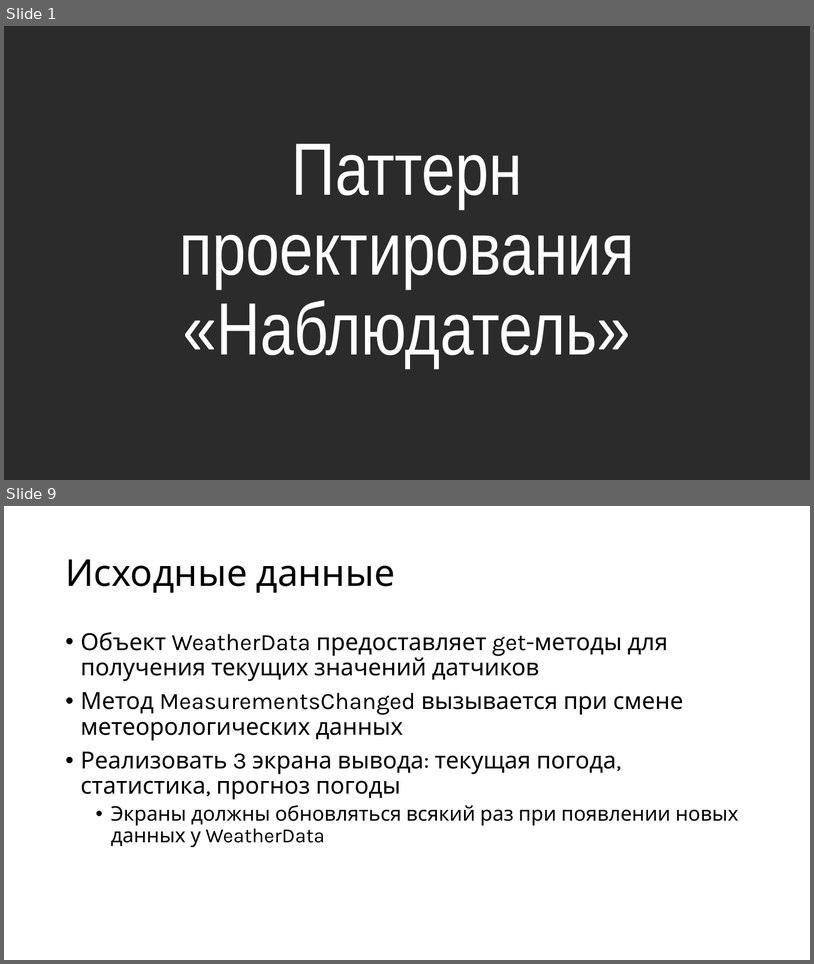
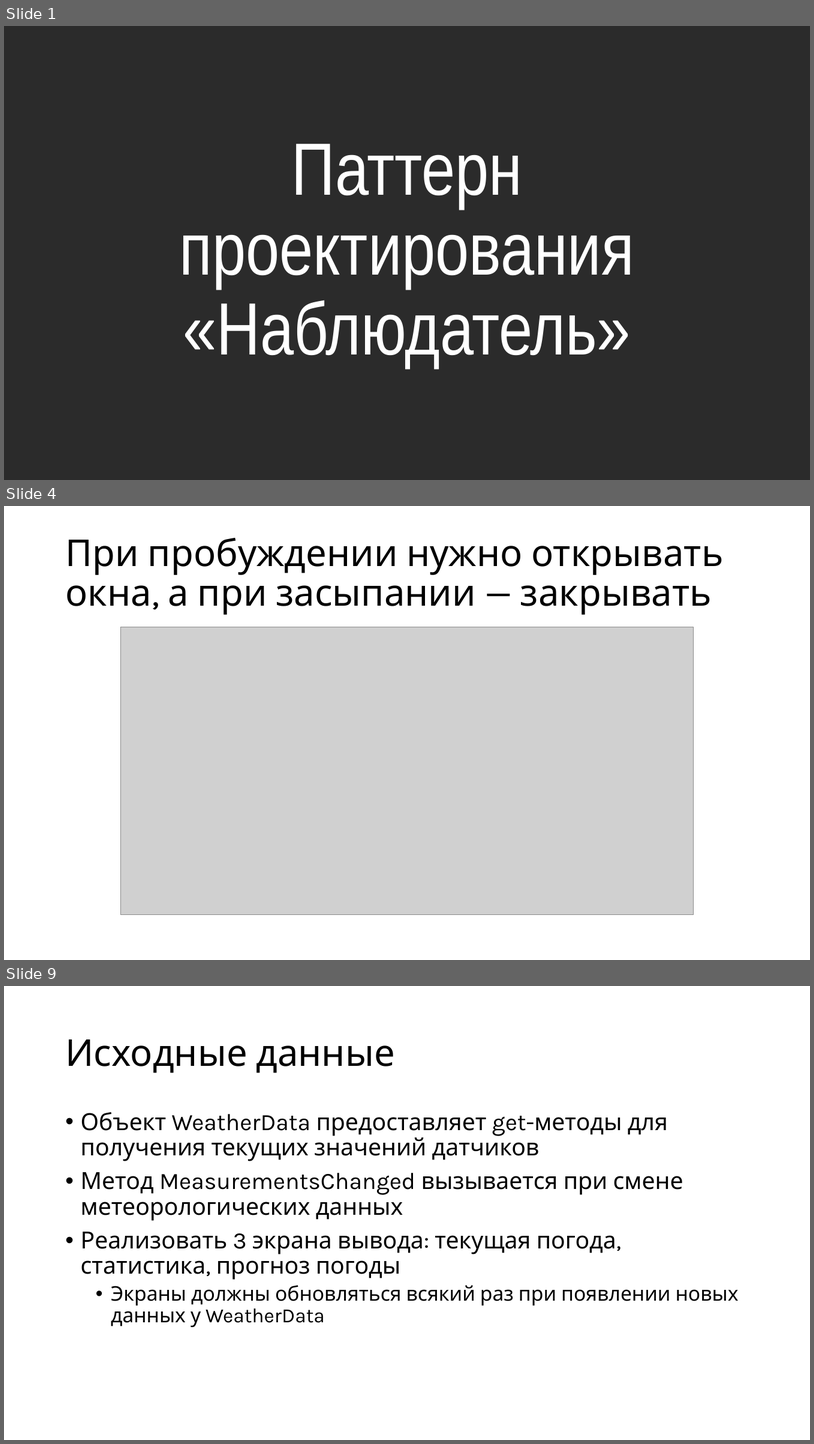
Before and after one commit to alexey-malov/ood, a slide deck: lectures/02.observer/observer.pptx. Shown one above the other, each under a label of ours: slides 1 and 9 before the commit, slides 1, 4 and 9 after it; the slides between them are not shown. The pictures are 814x964 and 814x1444 pixels, drawn with LibreOffice and Linux fonts; fonts in the diff are those of the drawing; grey boxes stand for pictures; background and template pictures are left out; a plain dark background stands for a picture behind light text. Boxes give left, top, right and bottom in pixels: in the first picture for what was removed or moved away, otherwise in the second. Text is boxed around its words. In the diff, an @@ line names an element or a change of style, - is before the commit and + after.

```diff
--- a/lectures/02.observer/observer.pptx
+++ b/lectures/02.observer/observer.pptx
@@ slide 4 added at box(4, 506, 810, 960), background #FFFFFF @@
@@ title added at box(65, 538, 723, 615), 44 pt, text #000000 @@
+При пробуждении нужно открывать окна, а при засыпании — закрывать
@@ picture added at box(121, 627, 693, 915) @@
```
Also in this commit, not shown: 18 slides changed, 1 other slide added, 2 slides removed, 2 other files.
